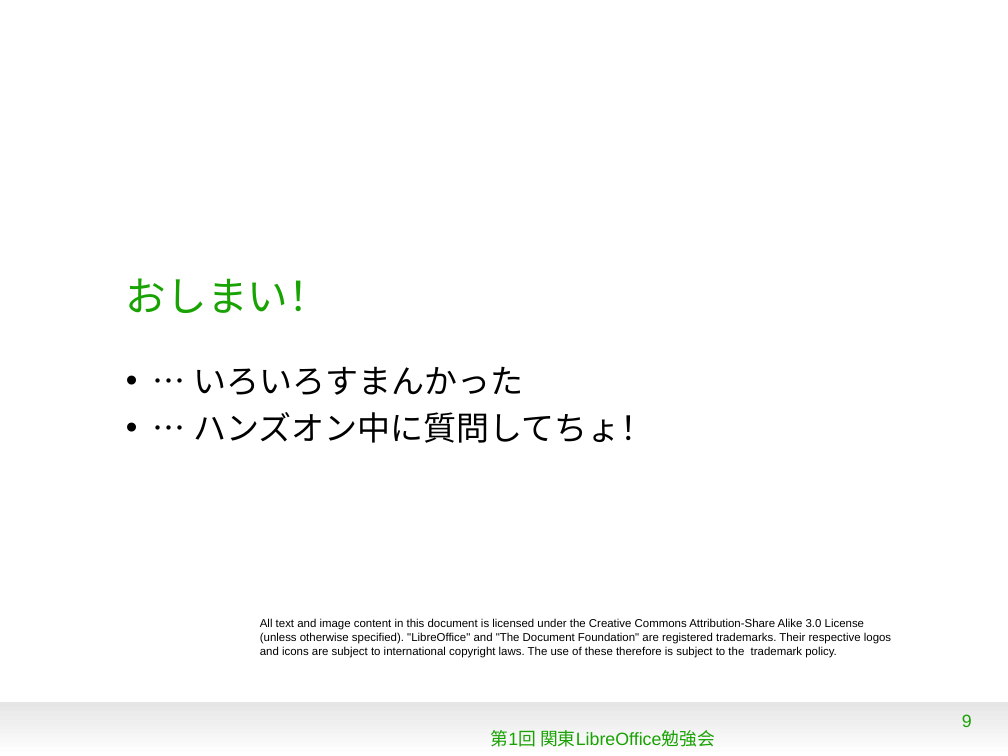
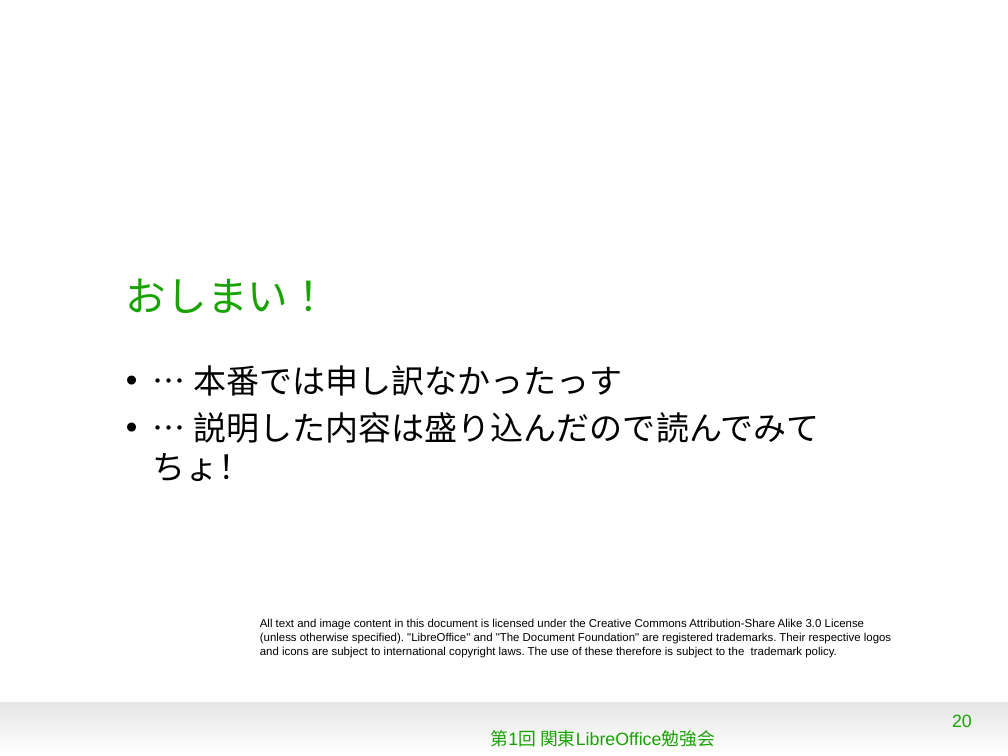
Before and after one commit to naruoga/KantoLibreOffice, a slide deck: slide 20 of Dec2012/TranslateLO.odp (slide 9 before the commit). Drawn at 1008x756 pixels with LibreOffice and Linux fonts; fonts in the diff are those of the drawing; background and template pictures are left out. Boxes give left, top, right and bottom in pixels: in the first picture for what was removed or moved away, otherwise in the second. Text is boxed around its words. In the diff, an @@ line names an element or a change of style, - is before the commit and + after.

```diff
--- a/Dec2012/TranslateLO.odp
+++ b/Dec2012/TranslateLO.odp
@@ text at bbox=[153, 365, 819, 481]: text changed @@
-• … いろいろすまんかった
-• … ハンズオン中に質問してちょ！
+• … 本番では申し訳なかったっす
+• … 説明した内容は盛り込んだので読んでみてちょ！
@@ page number at bbox=[952, 714, 972, 727]: text changed @@
-9
+20
```
Also in this commit, not shown: 6 other slides changed, 11 slides added, 1 other file.
